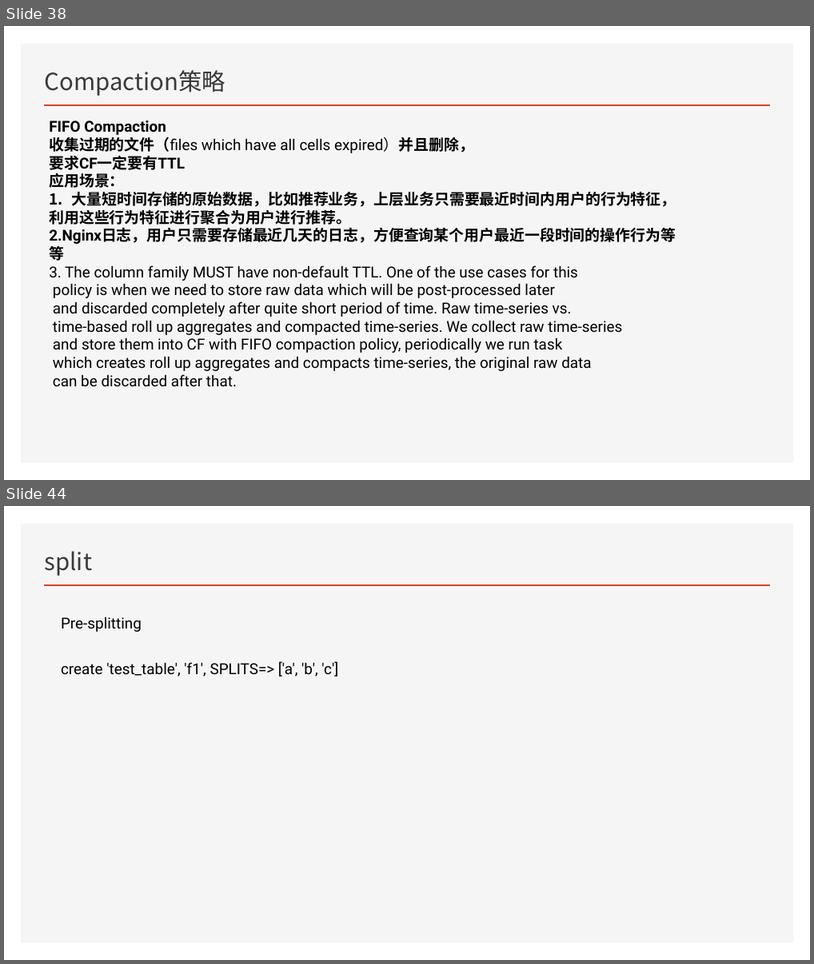
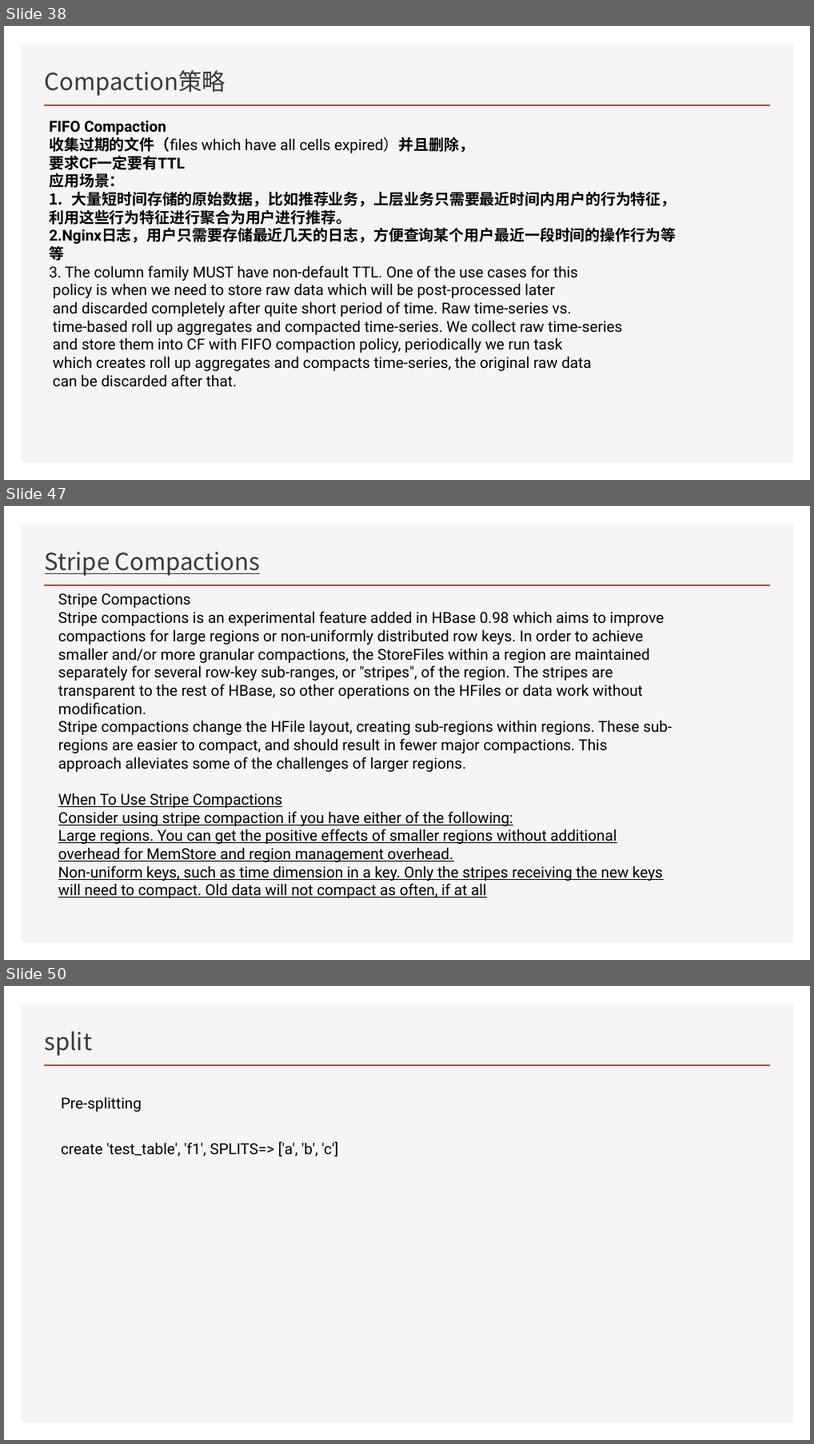
Before and after one commit to Zhangwusheng/Zhangwusheng.github.io, a slide deck: _posts/Hbase基本原理副本.pptx. Shown one above the other, each under a label of ours: slides 38 and 44 before the commit, slides 38, 47 and 50 after it; the slides between them are not shown. The pictures are 814x964 and 814x1444 pixels, drawn with LibreOffice and Linux fonts; fonts in the diff are those of the drawing. Boxes give left, top, right and bottom in pixels: in the first picture for what was removed or moved away, otherwise in the second. Text is boxed around its words. In the diff, an @@ line names an element or a change of style, - is before the commit and + after.

```diff
--- a/_posts/Hbase基本原理副本.pptx
+++ b/_posts/Hbase基本原理副本.pptx
@@ slide 47 added at (x1=4, y1=506, x2=810, y2=960), background #FFFFFF; not listed: 2 template elements that a slide beside it also shows @@
@@ title added at (x1=45, y1=552, x2=260, y2=576), 28 pt, text #3B3838, underline @@
+Stripe Compactions
@@ text added at (x1=58, y1=593, x2=672, y2=898), 18 pt, text #000000 @@
+Stripe Compactions
+Stripe compactions is an experimental feature added in HBase 0.98 which aims to improve compactions for large regions or non-uniformly distributed row keys. In order to achieve smaller and/or more granular compactions, the StoreFiles within a region are maintained separately for several row-key sub-ranges, or "stripes", of the region. The stripes are transparent to the rest of HBase, so other operations on the HFiles or data work without modification.
+Stripe compactions change the HFile layout, creating sub-regions within regions. These sub-regions are easier to compact, and should result in fewer major compactions. This approach alleviates some of the challenges of larger regions.
+When To Use Stripe Compactions
+Consider using stripe compaction if you have either of the following:
+Large regions. You can get the positive effects of smaller regions without additional overhead for MemStore and region management overhead.
+Non-uniform keys, such as time dimension in a key. Only the stripes receiving the new keys will need to compact. Old data will not compact as often, if at all
@@ what was slide 44 is now slide 50 @@
```
Also in this commit, not shown: 2 slides changed, 9 other slides added, 3 slides removed, 1 other file.
